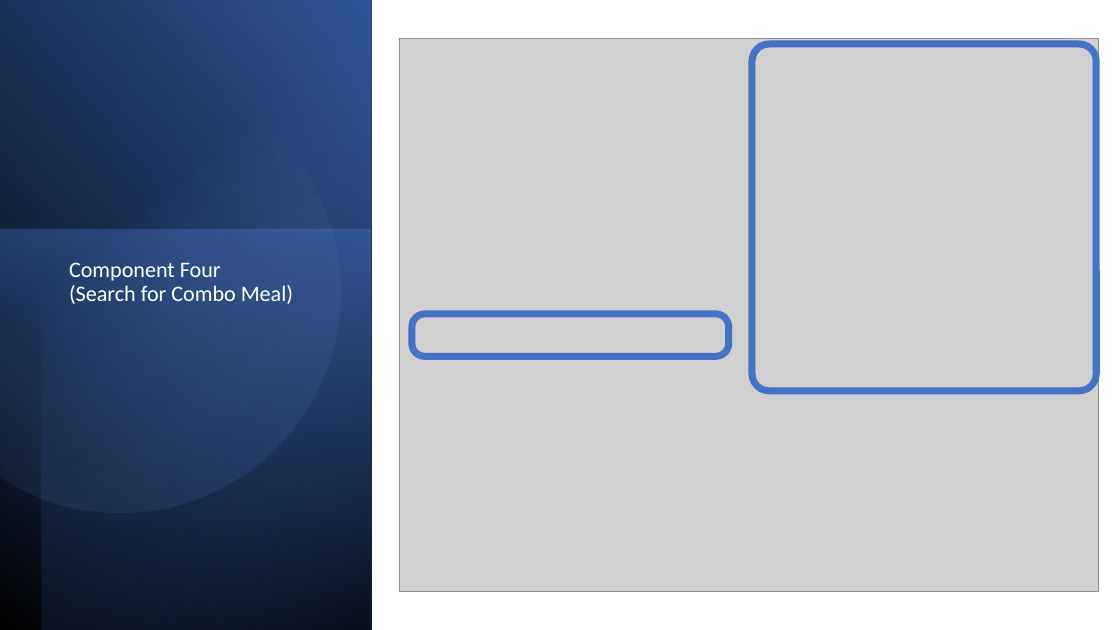
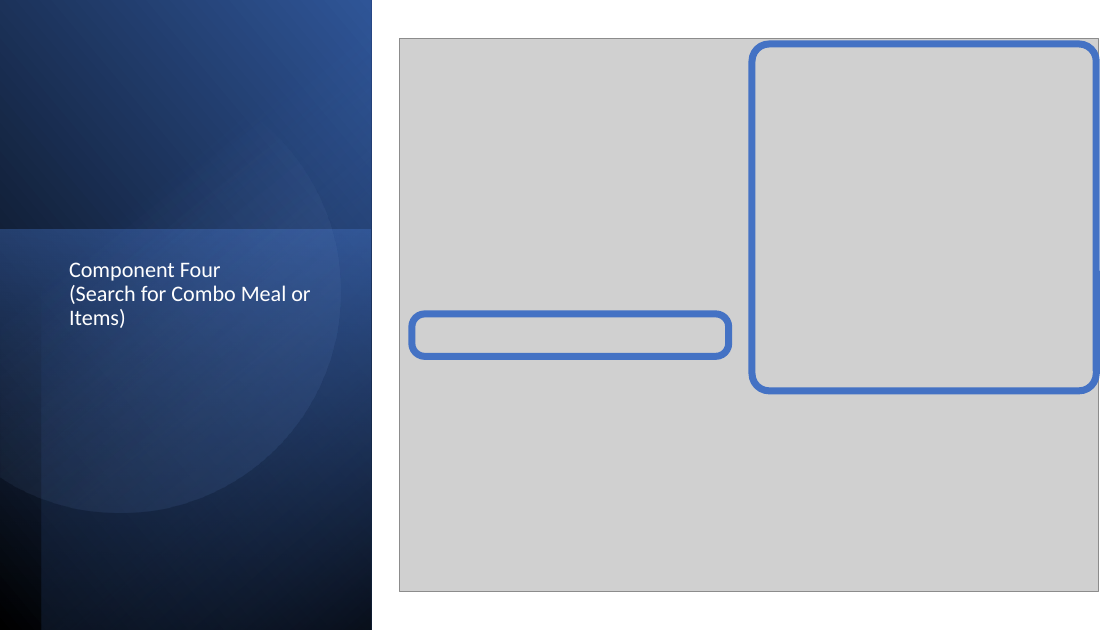
Before and after one commit to PIETERSEelmeEP/Assessment, a slide deck: slide 15 of 2.7 and 2.8 Documentation Template 1.pptx. Drawn at 1120x630 pixels with LibreOffice and Linux fonts; fonts in the diff are those of the drawing; grey boxes stand for pictures. Boxes give left, top, right and bottom in pixels: in the first picture for what was removed or moved away, otherwise in the second. Text is boxed around its words. In the diff, an @@ line names an element or a change of style, - is before the commit and + after.

```diff
--- a/2.7 and 2.8 Documentation Template 1.pptx
+++ b/2.7 and 2.8 Documentation Template 1.pptx
@@ title at (69,262,310,328): text changed @@
-Component Four
-(Search for Combo Meal)
+Component Four
+(Search for Combo Meal or Items)
```
Also in this commit, not shown: 1 other slide changed, 2 slides added, 2 slides removed.
